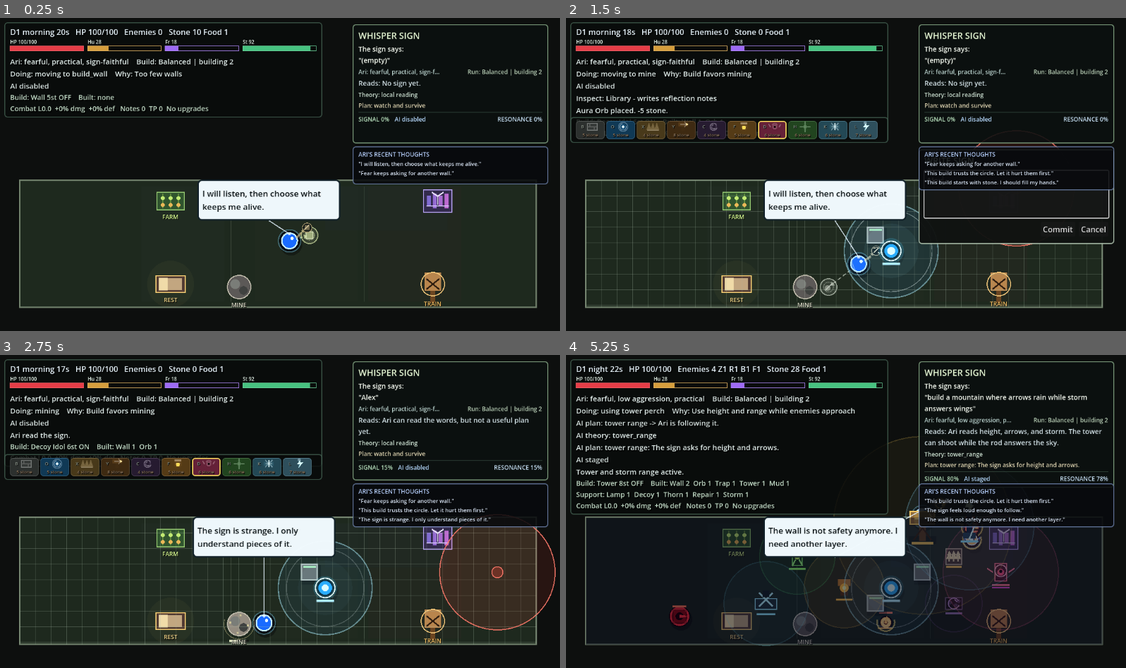
Above: before the commit, frames 1-4 (two rows, left to right).
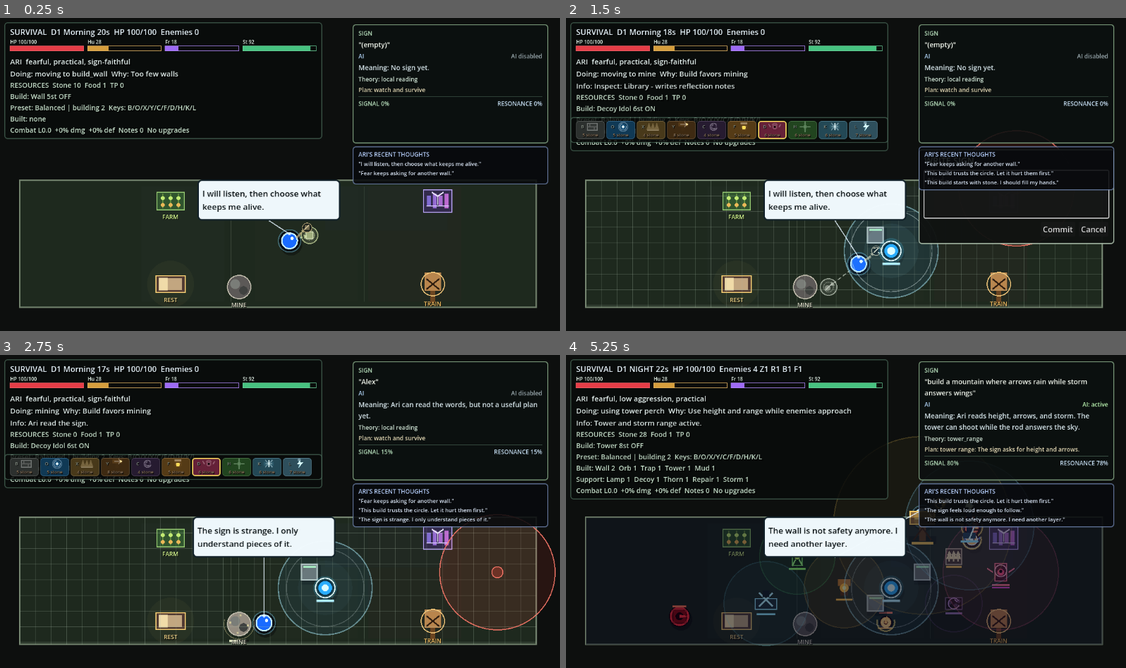
Above: after the commit, the same moments.

Repository: JoranHein/ai-survival-trainer
Game: Godot game, scene res://scenes/main/Main.tscn
Two runs of this game, one before a commit and one after it. Both use one fixed random seed, a clock stepped at 60 frames per second and the inputs below.
Inputs (mouse positions are in pixels of both pictures, inside the frame that each line leads up to):
- Up to frame 1 (0.25 s): no input
- Up to frame 2 (1.5 s): tap Enter at 0.5 s; move the mouse to (969, 155) at 0.52 s; hold D 0.53-1.25 s; tap T at 0.6 s; click (969, 155) at 0.67 s; click (1014, 193) at 1.27 s; type "Alex" at 1.35 s
- Up to frame 3 (2.75 s): click "Commit" at 2 s
- Up to frame 4 (5.25 s): move the mouse to (734, 524) at 2.77 s; tap one key every 0.75 s from 2.85 s: U R P V; move the mouse to (902, 439) at 3.52 s; hold D 3.53-5.03 s; move the mouse to (818, 574) at 4.27 s; click (818, 574) at 4.42 s; move the mouse to (1014, 558) at 5.02 s

The runs differ from the first frame. In frame 1, 4.3% of the frame differs, in the area x 0-97%, y 3-39%; in frame 2, 4.0%; in frame 3, 4.2%; in frame 4, 8.4%, in the area x 0-98%, y 3-52%.

Commit message:
Simplify HUD and sign panel

Diff:
--- a/godot_game/scenes/ui/SignPanel.tscn
+++ b/godot_game/scenes/ui/SignPanel.tscn
@@ -53,40 +53,40 @@
 layout_mode = 2
 theme_override_constants/separation = 5
 
-[node name="TitleLabel" type="Label" parent="DisplayPanel/DisplayVBox"]
+[node name="SignHeaderLabel" type="Label" parent="DisplayPanel/DisplayVBox"]
+unique_name_in_owner = true
 layout_mode = 2
-theme_override_colors/font_color = Color(0.91, 0.98, 0.84, 1)
-theme_override_font_sizes/font_size = 18
-text = "WHISPER SIGN"
+theme_override_colors/font_color = Color(0.72, 0.88, 0.74, 1)
+theme_override_font_sizes/font_size = 12
+text = "SIGN"
 
 [node name="SignLabel" type="Label" parent="DisplayPanel/DisplayVBox"]
 unique_name_in_owner = true
 layout_mode = 2
 theme_override_colors/font_color = Color(0.96, 0.98, 0.94, 1)
 theme_override_font_sizes/font_size = 14
-text = "The sign says:"
+text = "\"(empty)\""
 autowrap_mode = 3
 
-[node name="ContextRow" type="HBoxContainer" parent="DisplayPanel/DisplayVBox"]
+[node name="AiHeaderRow" type="HBoxContainer" parent="DisplayPanel/DisplayVBox"]
 unique_name_in_owner = true
 layout_mode = 2
-theme_override_constants/separation = 8
+theme_override_constants/separation = 10
 
-[node name="AriContextLabel" type="Label" parent="DisplayPanel/DisplayVBox/ContextRow"]
+[node name="AIHeaderLabel" type="Label" parent="DisplayPanel/DisplayVBox/AiHeaderRow"]
 unique_name_in_owner = true
 layout_mode = 2
 size_flags_horizontal = 3
-theme_override_colors/font_color = Color(0.76, 0.86, 0.84, 1)
+theme_override_colors/font_color = Color(0.72, 0.86, 1, 1)
 theme_override_font_sizes/font_size = 12
-text = "Ari: balanced"
+text = "AI"
 
-[node name="RunContextLabel" type="Label" parent="DisplayPanel/DisplayVBox/ContextRow"]
+[node name="AiStatusLabel" type="Label" parent="DisplayPanel/DisplayVBox/AiHeaderRow"]
 unique_name_in_owner = true
 layout_mode = 2
-size_flags_horizontal = 3
-theme_override_colors/font_color = Color(0.73, 0.82, 0.72, 1)
+theme_override_colors/font_color = Color(0.72, 0.86, 1, 1)
 theme_override_font_sizes/font_size = 12
-text = "Run: Balanced"
+text = "AI disabled"
 horizontal_alignment = 2
 
 [node name="ReadingLabel" type="Label" parent="DisplayPanel/DisplayVBox"]
@@ -131,13 +131,6 @@
 theme_override_colors/font_color = Color(0.72, 0.88, 0.74, 1)
 theme_override_font_sizes/font_size = 12
 text = "SIGNAL 0%"
-
-[node name="AiStatusLabel" type="Label" parent="DisplayPanel/DisplayVBox/SignalRow"]
-unique_name_in_owner = true
-layout_mode = 2
-theme_override_colors/font_color = Color(0.72, 0.86, 1, 1)
-theme_override_font_sizes/font_size = 12
-text = "AI disabled"
 
 [node name="FooterSpacer" type="Control" parent="DisplayPanel/DisplayVBox/SignalRow"]
 layout_mode = 2
--- a/godot_game/scripts/ui/HUD.gd
+++ b/godot_game/scripts/ui/HUD.gd
@@ -39,16 +39,10 @@
 	var status_message := str(state.get("status_message", ""))
 	var inspect_text := str(state.get("inspect_text", ""))
 	var death_recap := str(state.get("death_recap", ""))
-	var sign_action_focus := str(state.get("sign_action_focus", ""))
-	var ai_status := str(state.get("ai_status", "AI disabled"))
-	var ai_survival_theory := str(state.get("ai_survival_theory", ""))
-	var ai_top_grounded_plan := str(state.get("ai_top_grounded_plan", ""))
-	var ai_top_hint := str(state.get("ai_top_hint", ""))
 	var progression := _progression(state)
 	var time_points := int(progression.get("time_points", 0))
 	var permanent_summary := str(progression.get("permanent_summary", "No permanent upgrades yet"))
 	var lesson_count := int(state.get("lesson_count", 0))
-	var latest_lesson_title := str(state.get("latest_lesson_title", ""))
 	var ari_alive := true
 	var alive_value = state.get("ari_alive", true)
 	if typeof(alive_value) == TYPE_BOOL:
@@ -61,53 +55,39 @@
 		short_upgrade_summary = permanent_summary.substr(0, 31) + "..."
 
 	var status_lines := [
-		_status_header_line(day, phase, time_left, ari_hp, ari_max_hp, enemy_count, enemy_type_counts, stone, food),
+		_status_header_line(day, phase, time_left, ari_hp, ari_max_hp, enemy_count, enemy_type_counts),
 	]
 	var mind_lines := [
-		"%s    Build: %s" % [
-			personality_summary,
-			run_build_line,
-		],
-		"Doing: %s    Why: %s" % [
-			ari_action,
-			ari_job_reason,
-		],
+		"ARI  %s" % _limit_text(personality_summary.trim_prefix("Ari: "), 64),
+		"Doing: %s  Why: %s" % [ari_action, _limit_text(ari_job_reason, 58)],
 	]
 	var build_lines := []
 	if not ari_alive:
 		status_lines.append("Ari died. Press R to restart.")
-		mind_lines = [_compact_death_summary(death_recap)]
+		mind_lines = [
+			"ARI  dead",
+			_compact_death_summary(death_recap),
+		]
 		build_lines = [_death_resource_line(time_points, short_upgrade_summary)]
 	else:
 		var selected_cost := _selected_build_cost(state, selected_build_type)
 		build_lines = [
-			"Build: %s %dst %s    %s" % [
+			"RESOURCES  Stone %d  Food %d  TP %d" % [stone, food, time_points],
+			"Build: %s %dst %s" % [
 				selected_build_name,
 				selected_cost,
 				"ON" if build_mode else "OFF",
-				_build_counts_line(state),
 			],
+			"Preset: %s  Keys: B/O/X/Y/C/F/D/H/K/L" % run_build_line,
+			_build_counts_line(state),
 		]
 		var support_line := _support_counts_line(state)
 		if support_line != "Support: none":
 			build_lines.append(support_line)
-		build_lines.append(_combat_summary_line(combat_stats, lesson_count, time_points, short_upgrade_summary))
-		if latest_lesson_title != "":
-			mind_lines.append("Note: %s" % latest_lesson_title)
-		if sign_action_focus != "":
-			mind_lines.append(sign_action_focus)
-		if ai_survival_theory != "":
-			mind_lines.append("AI theory: %s" % ai_survival_theory)
-		if ai_top_grounded_plan != "":
-			mind_lines.append("AI plan: %s" % ai_top_grounded_plan)
-		elif ai_top_hint != "":
-			mind_lines.append("Top hint: %s" % ai_top_hint)
-		if ai_status != "":
-			mind_lines.append(ai_status)
-		if inspect_text != "":
-			mind_lines.append(inspect_text)
-		if status_message != "":
-			mind_lines.append(status_message)
+		build_lines.append(_combat_summary_line(combat_stats, lesson_count, short_upgrade_summary))
+		var context_line := _hud_context_line(inspect_text, status_message)
+		if context_line != "":
+			mind_lines.append(context_line)
 		if mining_enabled:
 			build_lines.append("Mining debug ON")
 	_update_meter_strip(ari_hp, ari_max_hp, needs)
@@ -145,17 +125,24 @@
 	return {}
 
 
-func _status_header_line(day: int, phase: String, time_left: float, ari_hp: float, ari_max_hp: float, enemy_count: int, enemy_type_counts: Dictionary, stone: int, food: int) -> String:
-	return "D%d %s %.0fs   HP %.0f/%.0f   %s   Stone %d Food %d" % [
+func _status_header_line(day: int, phase: String, time_left: float, ari_hp: float, ari_max_hp: float, enemy_count: int, enemy_type_counts: Dictionary) -> String:
+	return "SURVIVAL  D%d %s %.0fs  HP %.0f/%.0f  %s" % [
 		day,
-		phase,
+		_phase_token(phase),
 		time_left,
 		ari_hp,
 		ari_max_hp,
 		_enemy_mix_token(enemy_count, enemy_type_counts),
-		stone,
-		food,
-	]
+	]
+
+
+func _phase_token(phase: String) -> String:
+	var clean_phase := phase.strip_edges()
+	if clean_phase == "":
+		return "UNKNOWN"
+	if clean_phase.to_lower() == "night":
+		return "NIGHT"
+	return clean_phase.capitalize()
 
 
 func _enemy_mix_token(enemy_count: int, counts: Dictionary) -> String:
@@ -258,13 +245,12 @@
 	return tokens
 
 
-func _combat_summary_line(combat_stats: Dictionary, lesson_count: int, time_points: int, short_upgrade_summary: String) -> String:
-	return "Combat L%.1f  +%d%% dmg  +%d%% def   Notes %d  TP %d  %s" % [
+func _combat_summary_line(combat_stats: Dictionary, lesson_count: int, short_upgrade_summary: String) -> String:
+	return "Combat L%.1f  +%d%% dmg  +%d%% def  Notes %d  %s" % [
 		float(combat_stats.get("combat_level", 0.0)),
 		int(round(float(combat_stats.get("damage_bonus", 0.0)) * 100.0)),
 		int(round(float(combat_stats.get("defense_training", 0.0)) * 100.0)),
 		lesson_count,
-		time_points,
 		short_upgrade_summary,
 	]
 
@@ -304,7 +290,22 @@
 
 
 func _death_resource_line(time_points: int, short_upgrade_summary: String) -> String:
-	return "After death: TP %d  %s" % [time_points, short_upgrade_summary]
+	return "RESOURCES  TP %d  %s" % [time_points, short_upgrade_summary]
+
+
+func _hud_context_line(inspect_text: String, status_message: String) -> String:
+	var message := inspect_text.strip_edges()
+	if message == "":
+		message = status_message.strip_edges()
+	if message == "":
+		return ""
+	return "Info: %s" % _limit_text(message, 72)
+
+
+func _limit_text(text: String, max_length: int) -> String:
+	if text.length() <= max_length:
+		return text
+	return text.substr(0, max_length - 3).strip_edges() + "..."
 
 
 func _run_build(state: Dictionary) -> Dictionary:
--- a/godot_game/scripts/ui/SignPanel.gd
+++ b/godot_game/scripts/ui/SignPanel.gd
@@ -9,8 +9,6 @@
 @onready var commit_button: Button = %CommitButton
 @onready var cancel_button: Button = %CancelButton
 @onready var sign_label: Label = %SignLabel
-@onready var ari_context_label: Label = %AriContextLabel
-@onready var run_context_label: Label = %RunContextLabel
 @onready var reading_label: Label = %ReadingLabel
 @onready var theory_label: Label = %TheoryLabel
 @onready var plan_label: Label = %PlanLabel
@@ -37,21 +35,21 @@
 	var top_plan := str(state.get("ai_top_grounded_plan", "")).strip_edges()
 	var top_hint := str(state.get("ai_top_hint", "")).strip_edges()
 	var ai_status := str(state.get("ai_status", "AI disabled")).strip_edges()
-	var personality_summary := str(state.get("personality_summary", "Ari: balanced"))
 	var sign_strength := clampf(float(state.get("sign_strength", 0.0)), 0.0, 1.0)
 	var resonance := clampf(float(state.get("sign_resonance", 0.0)), 0.0, 1.0)
 	var plan_text := top_plan if top_plan != "" else _plan_text_from_hint(top_hint)
 	if plan_text == "":
 		plan_text = "watch and survive"
+	if ai_status == "":
+		ai_status = "AI disabled"
 
-	sign_label.text = "The sign says:\n\"%s\"" % _display_sign_text(_current_sign_text)
-	ari_context_label.text = _limit_text("Ari: %s" % personality_summary.trim_prefix("Ari: "), 34)
-	run_context_label.text = _limit_text("Run: %s" % _compact_run_build_line(state), 42)
-	reading_label.text = "Reads: %s" % _limit_text(interpretation, 91)
-	theory_label.text = "Theory: %s" % _limit_text(survival_theory if survival_theory != "" else "local reading", 89)
-	plan_label.text = "Plan: %s" % _limit_text(plan_text, 91)
+	sign_label.text = "\"%s\"" % _limit_text(_display_sign_text(_current_sign_text), 116)
+	reading_label.text = "Meaning: %s" % _limit_text(interpretation, 95)
+	theory_label.text = "Theory: %s" % _limit_text(survival_theory if survival_theory != "" else "local reading", 96)
+	plan_label.text = "Plan: %s" % _limit_text(plan_text, 98)
 	ai_status_label.text = ai_status
-	ai_status_label.visible = ai_status != ""
+	ai_status_label.visible = true
+	_apply_ai_status_style(ai_status)
 	signal_label.text = "SIGNAL %d%%" % int(round(sign_strength * 100.0))
 	resonance_label.text = "RESONANCE %d%%" % int(round(resonance * 100.0))
 
@@ -109,24 +107,24 @@
 	return clean_text.replace("\n", " / ")
 
 
-func _compact_run_build_line(state: Dictionary) -> String:
-	var run_build = state.get("run_build", {})
-	if typeof(run_build) != TYPE_DICTIONARY:
-		return str(state.get("run_build_summary", "Balanced"))
-	var name := str(run_build.get("preset_name", state.get("run_build_name", "Balanced")))
-	var tags := _format_tags(run_build.get("tags", []), 1)
-	if tags != "":
-		return "%s | %s" % [name, tags]
-	var role := str(run_build.get("role", "")).strip_edges()
-	if role != "":
-		return "%s - %s" % [name, role]
-	return name
-
-
 func _limit_text(text: String, max_length: int) -> String:
 	if text.length() <= max_length:
 		return text
 	return text.substr(0, max_length - 3).strip_edges() + "..."
+
+
+func _apply_ai_status_style(ai_status: String) -> void:
+	var status := ai_status.to_lower()
+	var color := Color(0.62, 0.68, 0.70, 1.0)
+	if status.contains("thinking"):
+		color = Color(0.62, 0.86, 1.0, 1.0)
+	elif status.contains("cached"):
+		color = Color(0.58, 0.96, 0.62, 1.0)
+	elif status.contains("active"):
+		color = Color(0.76, 1.0, 0.72, 1.0)
+	elif status.contains("failed") or status.contains("fallback"):
+		color = Color(1.0, 0.74, 0.52, 1.0)
+	ai_status_label.add_theme_color_override("font_color", color)
 
 
 func _plan_text_from_hint(top_hint: String) -> String:
@@ -154,17 +152,3 @@
 		"mine_stone", "mining":
 			return "stone"
 	return top_hint.replace("_", " ") if top_hint != "" else ""
-
-
-func _format_tags(raw_tags, limit := 3) -> String:
-	if typeof(raw_tags) != TYPE_ARRAY:
-		return ""
-	var tags := PackedStringArray()
-	for raw_tag in raw_tags:
-		var clean_tag := str(raw_tag).strip_edges()
-		if clean_tag == "":
-			continue
-		tags.append(clean_tag)
-		if tags.size() >= limit:
-			break
-	return ", ".join(tags)
--- a/godot_game/scripts/world/World.gd
+++ b/godot_game/scripts/world/World.gd
@@ -326,7 +326,7 @@
 			sign_resonance = 0.80
 			ai_survival_theory = "library_reflection"
 			ai_emotion = "curious regret"
-			ai_status = "AI staged"
+			ai_status = "AI: active"
 			_stage_ari_needs(28.0, 88.0, 24.0)
 			day_night.advance(21.0)
 			_advance_debug_daytime(4.0)
@@ -367,7 +367,7 @@
 			sign_resonance = 0.78
 			ai_survival_theory = "tower_range"
 			ai_emotion = "focused fear"
-			ai_status = "AI staged"
+			ai_status = "AI: active"
 			selected_build_type = BOW_TOWER_BUILD_ID
 			build_grid.call("set_selected_build_type", selected_build_type)
 			_set_status_message("Tower and storm range active.", 2.0)
--- a/godot_game/tests/ai_pipeline_test.gd
+++ b/godot_game/tests/ai_pipeline_test.gd
@@ -409,10 +409,14 @@
 		"sign_text": "stand behind the wall",
 		"sign_interpretation": "Ari reads the wall as cover.",
 	})
-	var status_label = panel.get_node_or_null("DisplayPanel/DisplayVBox/SignalRow/AiStatusLabel")
-	_assert(status_label != null, "SignPanel should expose a compact AI status line in the signal row")
+	var status_label = panel.get_node_or_null("DisplayPanel/DisplayVBox/AiHeaderRow/AiStatusLabel")
+	_assert(status_label != null, "SignPanel should expose a compact AI status line in the AI section")
 	if status_label != null:
 		_assert(str(status_label.get("text")) == "AI: thinking 12s...", "SignPanel should show the current AI status")
+	var sign_header = panel.get_node_or_null("DisplayPanel/DisplayVBox/SignHeaderLabel")
+	var ai_header = panel.get_node_or_null("DisplayPanel/DisplayVBox/AiHeaderRow/AIHeaderLabel")
+	_assert(sign_header != null and str(sign_header.get("text")) == "SIGN", "SignPanel should group the current sign under a Sign header")
+	_assert(ai_header != null and str(ai_header.get("text")) == "AI", "SignPanel should group interpretation under an AI header")
 	var plan_label = panel.get_node_or_null("DisplayPanel/DisplayVBox/PlanLabel")
 	_assert(plan_label != null, "SignPanel should expose a readable plan label")
 	if plan_label != null:
@@ -441,13 +445,42 @@
 		},
 		"stone": 12,
 		"food": 2,
+		"ari_action": "use_cover",
+		"ari_job_reason": "Use existing wall.",
+		"selected_build_name": "Tower",
+		"selected_build_type": "bow_tower",
+		"run_build_name": "Balanced",
+		"ai_survival_theory": "Remote theory should stay out of the HUD.",
+		"ai_top_grounded_plan": "Remote plan should stay out of the HUD.",
+		"ai_top_hint": "build_tower",
+		"ai_status": "AI: active",
 	})
 	var status_label = hud.get_node_or_null("StatusPanel/Content/StatusLabel")
+	var mind_label = hud.get_node_or_null("StatusPanel/Content/MindLabel")
+	var build_label = hud.get_node_or_null("StatusPanel/Content/BuildLabel")
 	_assert(status_label != null, "HUD should expose its status label")
 	if status_label != null:
 		var text := str(status_label.get("text"))
+		_assert(text.contains("SURVIVAL"), "HUD should group phase, HP, and enemies under Survival")
+		_assert(text.contains("NIGHT"), "HUD should make night phase obvious")
 		_assert(text.contains("Enemies 4"), "HUD should label the enemy counter with a readable word")
 		_assert(text.contains("Z1 R1 B1 F1"), "HUD should preserve per-enemy-type counters")
+	_assert(mind_label != null, "HUD should expose Ari state")
+	if mind_label != null:
+		var text := str(mind_label.get("text"))
+		_assert(text.contains("ARI"), "HUD should group current behavior under Ari")
+		_assert(not text.contains("AI theory"), "HUD should not duplicate AI theory from the SignPanel")
+		_assert(not text.contains("AI plan"), "HUD should not duplicate AI plan from the SignPanel")
+		_assert(not text.contains("Top hint"), "HUD should not duplicate sign hint text from the SignPanel")
+		_assert(not text.contains("AI:"), "HUD should leave AI status to the SignPanel")
+	_assert(build_label != null, "HUD should expose resources and build preset")
+	if build_label != null:
+		var text := str(build_label.get("text"))
+		_assert(text.contains("RESOURCES"), "HUD should group stone, food, and TP under Resources")
+		_assert(text.contains("Stone 12"), "HUD should keep stone readable")
+		_assert(text.contains("Food 2"), "HUD should keep food readable")
+		_assert(text.contains("Build: Tower"), "HUD should keep the current build preset readable")
+		_assert(text.contains("Keys:"), "HUD should preserve compact keyboard hints")
 	root.remove_child(hud)
 	hud.queue_free()
 	await process_frame
--- a/godot_game/tests/sign_panel_hierarchy_test.gd
+++ b/godot_game/tests/sign_panel_hierarchy_test.gd
@@ -30,6 +30,8 @@
 
 
 func _test_sign_panel_has_dedicated_signal_footer(sign_panel: Node) -> void:
+	_assert(sign_panel.find_child("AiHeaderRow", true, false) != null, "SignPanel should put AI status in the AI section header")
+	_assert(sign_panel.find_child("AiStatusLabel", true, false) != null, "SignPanel should expose readable AI status")
 	_assert(sign_panel.find_child("SignalSeparator", true, false) != null, "SignPanel should separate interpretation from signal footer")
 	_assert(sign_panel.find_child("SignalRow", true, false) != null, "SignPanel should use a footer row for signal values")
 	_assert(sign_panel.find_child("SignalLabel", true, false) != null, "SignPanel should have a dedicated signal label")
@@ -48,10 +50,13 @@
 	})
 	await process_frame
 	var signal_label: Label = sign_panel.find_child("SignalLabel", true, false)
+	var status_label: Label = sign_panel.find_child("AiStatusLabel", true, false)
 	var resonance_label: Label = sign_panel.find_child("ResonanceLabel", true, false)
-	if signal_label == null or resonance_label == null:
+	if signal_label == null or status_label == null or resonance_label == null:
 		return
 	_assert(signal_label.text == "SIGNAL 82%", "signal footer should show a compact signal token")
+	_assert(status_label.text == "AI disabled", "AI status should live separately from signal strength")
+	_assert(status_label.get_parent().name == "AiHeaderRow", "AI status should stay in the AI header row, not the footer")
 	_assert(resonance_label.text == "RESONANCE 64%", "signal footer should show a compact resonance token")
 	_assert(not signal_label.text.contains("|"), "signal token should not use pipe separators")
 	_assert(not resonance_label.text.contains("|"), "resonance token should not use pipe separators")
--- a/godot_game/tests/sign_panel_interpretation_structure_test.gd
+++ b/godot_game/tests/sign_panel_interpretation_structure_test.gd
@@ -14,7 +14,7 @@
 	root.add_child(sign_panel)
 	await process_frame
 
-	_test_sign_panel_splits_context_from_reading(sign_panel)
+	_test_sign_panel_groups_sign_and_ai(sign_panel)
 	await _test_sign_panel_keeps_long_readings_bounded(sign_panel)
 
 	root.remove_child(sign_panel)
@@ -29,11 +29,14 @@
 		quit(1)
 
 
-func _test_sign_panel_splits_context_from_reading(sign_panel: Node) -> void:
-	_assert(sign_panel.find_child("ContextRow", true, false) != null, "SignPanel should show Ari/run context as a dedicated row")
-	_assert(sign_panel.find_child("AriContextLabel", true, false) != null, "SignPanel should have a compact Ari context label")
-	_assert(sign_panel.find_child("RunContextLabel", true, false) != null, "SignPanel should have a compact run context label")
+func _test_sign_panel_groups_sign_and_ai(sign_panel: Node) -> void:
+	_assert(sign_panel.find_child("SignHeaderLabel", true, false) != null, "SignPanel should group the written sign under a Sign header")
+	_assert(sign_panel.find_child("AIHeaderLabel", true, false) != null, "SignPanel should group interpretation state under an AI header")
+	_assert(sign_panel.find_child("ContextRow", true, false) == null, "SignPanel should not duplicate Ari/run context from the HUD")
+	_assert(sign_panel.find_child("AriContextLabel", true, false) == null, "SignPanel should leave Ari state to the HUD")
+	_assert(sign_panel.find_child("RunContextLabel", true, false) == null, "SignPanel should leave build/run state to the HUD")
 	_assert(sign_panel.find_child("ReadingLabel", true, false) != null, "SignPanel should have a dedicated sign reading label")
+	_assert(sign_panel.find_child("TheoryLabel", true, false) != null, "SignPanel should show survival theory as sign/AI state")
 	_assert(sign_panel.find_child("PlanLabel", true, false) != null, "SignPanel should show the top grounded plan as its own line")
 	_assert(sign_panel.find_child("InterpretationLabel", true, false) == null, "SignPanel should not use one combined multiline interpretation label")
 
@@ -51,20 +54,23 @@
 	})
 	await process_frame
 
-	var ari_context_label: Label = sign_panel.find_child("AriContextLabel", true, false)
-	var run_context_label: Label = sign_panel.find_child("RunContextLabel", true, false)
+	var sign_header_label: Label = sign_panel.find_child("SignHeaderLabel", true, false)
+	var ai_header_label: Label = sign_panel.find_child("AIHeaderLabel", true, false)
+	var sign_label: Label = sign_panel.find_child("SignLabel", true, false)
 	var reading_label: Label = sign_panel.find_child("ReadingLabel", true, false)
+	var theory_label: Label = sign_panel.find_child("TheoryLabel", true, false)
 	var plan_label: Label = sign_panel.find_child("PlanLabel", true, false)
-	if ari_context_label == null or run_context_label == null or reading_label == null or plan_label == null:
+	if sign_header_label == null or ai_header_label == null or sign_label == null or reading_label == null or theory_label == null or plan_label == null:
 		return
-	_assert(not ari_context_label.text.contains("\n"), "Ari context should stay on one line")
-	_assert(not run_context_label.text.contains("\n"), "Run context should stay on one line")
-	_assert(ari_context_label.text.length() <= 34, "Ari context should be compact")
-	_assert(run_context_label.text.length() <= 42, "Run context should be compact")
-	_assert(reading_label.text.begins_with("Reads: "), "Reading line should have a short scan prefix")
-	_assert(reading_label.text.length() <= 98, "Reading line should be bounded so it does not press into the footer")
+	_assert(sign_header_label.text == "SIGN", "Sign header should be short and scannable")
+	_assert(ai_header_label.text == "AI", "AI header should be short and scannable")
+	_assert(not sign_label.text.begins_with("The sign says:"), "Sign text should not repeat the Sign header")
+	_assert(reading_label.text.begins_with("Meaning: "), "Reading line should have a clear scan prefix")
+	_assert(reading_label.text.length() <= 104, "Reading line should be bounded so it does not press into the footer")
+	_assert(theory_label.text.begins_with("Theory: "), "Theory line should have a short scan prefix")
+	_assert(theory_label.text.length() <= 104, "Theory line should be bounded")
 	_assert(plan_label.text.begins_with("Plan: "), "Grounded plan line should have a short scan prefix")
-	_assert(plan_label.text.length() <= 98, "Grounded plan line should be bounded")
+	_assert(plan_label.text.length() <= 104, "Grounded plan line should be bounded")
 
 
 func _assert(condition: bool, message: String) -> void:
